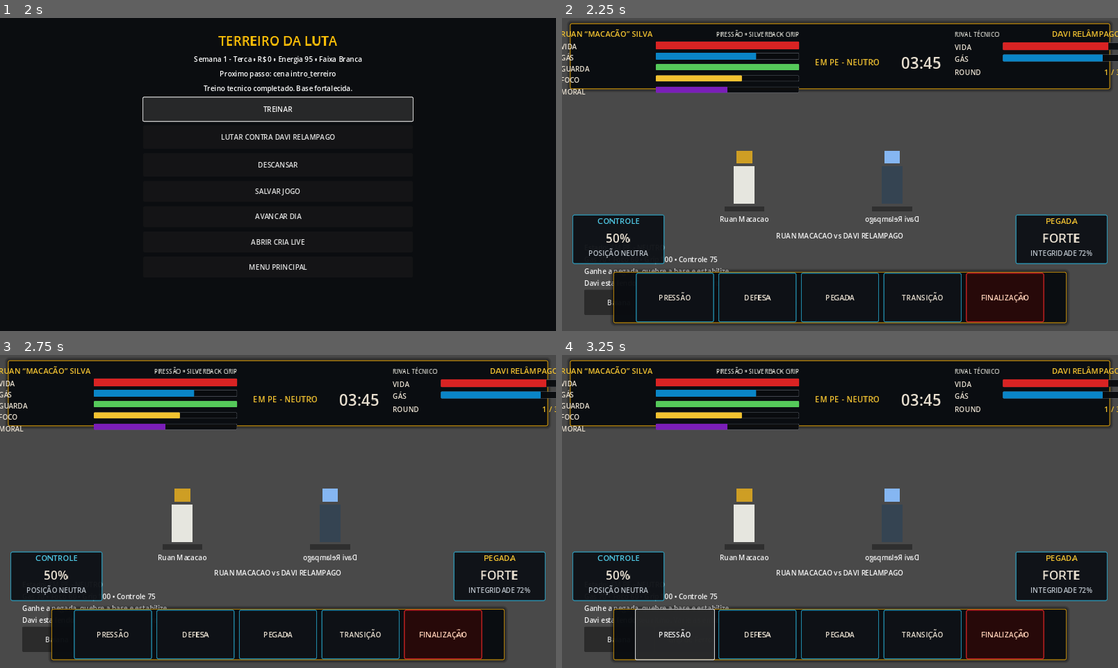
Above: before the commit, frames 1-4 (two rows, left to right).
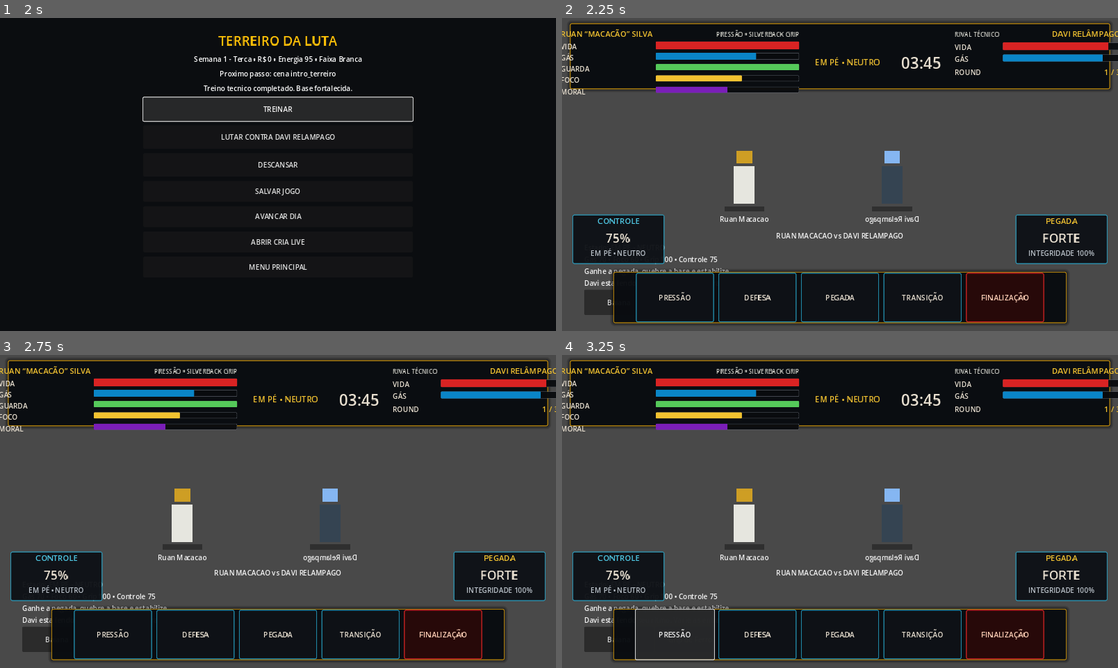
Above: after the commit, the same moments.

Repository: ringuemkt-rgb/cria-do-tatame
Game: Godot game, scene res://scenes/main_menu/MainMenu.tscn
Same seed, same stepped clock (60 frames per second), same inputs: the game is played once before the commit and once after it.
Inputs:
- Up to frame 1 (2 s): click "NOVO JOGO" at 0.5 s; click "TREINAR" at 1.25 s
- Up to frame 2 (2.25 s): click "LUTAR CONTRA DAVI RELAMPAGO" at 2 s
- Up to frame 3 (2.75 s): no input
- Up to frame 4 (3.25 s): click "PRESSÃO" at 2.75 s

Frame 1 is identical in both runs. In frame 2, 0.4% of the frame differs, in the area x 4-96%, y 12-77%; in frame 3, 0.4%; in frame 4, 0.4%.

Commit message:
feat(ui): connect visual v10 combat HUD regions and contextual actions

Diff:
--- a/scenes/ui/CombatHUD.gd
+++ b/scenes/ui/CombatHUD.gd
@@ -1,32 +1,41 @@
 extends CanvasLayer
 
 var estados_ptbr := {
-	"PLAYER_STANDING_NEUTRAL": "EM PE - NEUTRO",
-	"PLAYER_TOP_CLINCH": "CLINCH - POR CIMA",
-	"PLAYER_BOTTOM_CLINCH": "CLINCH - POR BAIXO",
-	"PLAYER_TOP_GUARD": "GUARDA - POR CIMA",
-	"PLAYER_BOTTOM_GUARD": "GUARDA - POR BAIXO",
-	"PLAYER_TOP_SIDE": "LATERAL - POR CIMA",
-	"PLAYER_BOTTOM_SIDE": "LATERAL - POR BAIXO",
-	"PLAYER_TOP_MOUNT": "MONTADA - POR CIMA",
-	"PLAYER_BOTTOM_MOUNT": "MONTADA - POR BAIXO",
-	"PLAYER_BACK_ATTACK": "COSTAS - ATACANDO",
-	"PLAYER_BACK_DEFENSE": "COSTAS - DEFENDENDO",
-	"PLAYER_SUBMISSION_ATTACK": "ENCERRAMENTO - ATACANDO",
-	"PLAYER_SUBMISSION_DEFENSE": "ENCERRAMENTO - DEFENDENDO",
+	"PLAYER_STANDING_NEUTRAL": "EM PÉ • NEUTRO",
+	"PLAYER_TOP_CLINCH": "CLINCH • POR CIMA",
+	"PLAYER_BOTTOM_CLINCH": "CLINCH • POR BAIXO",
+	"PLAYER_TOP_GUARD": "GUARDA • POR CIMA",
+	"PLAYER_BOTTOM_GUARD": "GUARDA • POR BAIXO",
+	"PLAYER_TOP_SIDE": "LATERAL • POR CIMA",
+	"PLAYER_BOTTOM_SIDE": "LATERAL • POR BAIXO",
+	"PLAYER_TOP_MOUNT": "MONTADA • POR CIMA",
+	"PLAYER_BOTTOM_MOUNT": "MONTADA • POR BAIXO",
+	"PLAYER_BACK_ATTACK": "COSTAS • ATACANDO",
+	"PLAYER_BACK_DEFENSE": "COSTAS • DEFENDENDO",
+	"PLAYER_SUBMISSION_ATTACK": "FINALIZAÇÃO • ATACANDO",
+	"PLAYER_SUBMISSION_DEFENSE": "FINALIZAÇÃO • DEFENDENDO",
 	"RESET": "REINICIANDO"
 }
 
 var barras_dinamicas := {}
 var estado_label: Label
 var mensagem_label: Label
+var action_buttons: Array[Button] = []
 
 func _ready() -> void:
 	_build_fallback_ui_if_needed()
+	_cache_action_buttons()
 	if not SignalBus.resources_changed.is_connected(_on_resources_changed):
 		SignalBus.resources_changed.connect(_on_resources_changed)
 	if not SignalBus.combat_state_changed.is_connected(_on_combat_state_changed):
 		SignalBus.combat_state_changed.connect(_on_combat_state_changed)
+
+func _cache_action_buttons() -> void:
+	action_buttons.clear()
+	for index in range(1, 6):
+		var button := get_node_or_null("CommandPlate/CommandBar/Action%d" % index) as Button
+		if button != null:
+			action_buttons.append(button)
 
 func _build_fallback_ui_if_needed() -> void:
 	if has_node("TopBar"):
@@ -40,7 +49,7 @@
 	add_child(top_bar)
 	estado_label = Label.new()
 	estado_label.name = "StateLabel"
-	estado_label.text = "EM PE - NEUTRO"
+	estado_label.text = "EM PÉ • NEUTRO"
 	estado_label.horizontal_alignment = HORIZONTAL_ALIGNMENT_CENTER
 	top_bar.add_child(estado_label)
 	var grid := GridContainer.new()
@@ -68,28 +77,65 @@
 	add_child(mensagem_label)
 
 func update_state(state_name: String) -> void:
+	var translated := estados_ptbr.get(state_name, state_name.replace("_", " "))
 	if has_node("TopBar/StateLabel"):
-		$TopBar/StateLabel.text = estados_ptbr.get(state_name, state_name)
+		$TopBar/StateLabel.text = translated
 	elif estado_label != null:
-		estado_label.text = estados_ptbr.get(state_name, state_name)
+		estado_label.text = translated
+	_update_control_hint(translated)
 
 func update_player_resources(resources: Dictionary) -> void:
-	_update_bar("TopBar/PlayerPanel/PlayerHP", resources.get("health", resources.get("hp", 100)), 100)
-	_update_bar("TopBar/PlayerPanel/PlayerGas", resources.get("gas", 100), 100)
-	_update_bar("TopBar/PlayerPanel/PlayerGuarda", resources.get("guard", resources.get("guarda", 100)), 100)
-	_update_bar("TopBar/PlayerPanel/PlayerFoco", resources.get("focus", resources.get("foco", 100)), 100)
-	_update_bar("TopBar/PlayerPanel/PlayerMoral", resources.get("moral", 100), 100)
-	_set_dynamic("HP", resources.get("health", resources.get("hp", 100)))
-	_set_dynamic("Gás", resources.get("gas", 100))
-	_set_dynamic("Guarda", resources.get("guard", resources.get("guarda", 100)))
-	_set_dynamic("Foco", resources.get("focus", resources.get("foco", 100)))
-	_set_dynamic("Moral", resources.get("moral", 100))
-	_set_dynamic("Controle", resources.get("control", resources.get("control_meter", 0)))
-	_set_dynamic("Pegada", resources.get("grip_integrity", resources.get("integridade_pegada", 100)))
+	var hp := float(resources.get("health", resources.get("hp", 100)))
+	var gas := float(resources.get("gas", 100))
+	var guard_value := float(resources.get("guard", resources.get("guarda", 100)))
+	var focus_value := float(resources.get("focus", resources.get("foco", 100)))
+	var moral_value := float(resources.get("moral", 100))
+	var control_value := float(resources.get("control", resources.get("control_meter", 0)))
+	var grip_value := float(resources.get("grip_integrity", resources.get("integridade_pegada", 100)))
+
+	_update_bar("TopBar/PlayerPanel/PlayerHP", hp, 100)
+	_update_bar("TopBar/PlayerPanel/PlayerGas", gas, 100)
+	_update_bar("TopBar/PlayerPanel/PlayerGuarda", guard_value, 100)
+	_update_bar("TopBar/PlayerPanel/PlayerFoco", focus_value, 100)
+	_update_bar("TopBar/PlayerPanel/PlayerMoral", moral_value, 100)
+	_set_dynamic("HP", hp)
+	_set_dynamic("Gás", gas)
+	_set_dynamic("Guarda", guard_value)
+	_set_dynamic("Foco", focus_value)
+	_set_dynamic("Moral", moral_value)
+	_set_dynamic("Controle", control_value)
+	_set_dynamic("Pegada", grip_value)
+	_set_label_text("ControlPanel/ControlStack/ControlValue", "%d%%" % roundi(abs(control_value)))
+	_set_label_text("GripPanel/GripStack/GripValue", _grip_word(grip_value))
+	_set_label_text("GripPanel/GripStack/GripHint", "INTEGRIDADE %d%%" % roundi(grip_value))
 
 func update_opponent_resources(resources: Dictionary) -> void:
 	_update_bar("TopBar/OpponentPanel/OpponentHP", resources.get("health", resources.get("hp", 100)), 100)
 	_update_bar("TopBar/OpponentPanel/OpponentGas", resources.get("gas", 100), 100)
+
+func update_round_timer(seconds_remaining: int, round_index: int, round_total: int = 3) -> void:
+	var minutes := maxi(seconds_remaining, 0) / 60
+	var seconds := maxi(seconds_remaining, 0) % 60
+	_set_label_text("TopBar/TimerLabel", "%02d:%02d" % [minutes, seconds])
+	_set_label_text("TopBar/OpponentPanel/RoundValue", "%d / %d" % [round_index, round_total])
+
+func update_fighter_names(player_name: String, opponent_name: String, opponent_archetype: String = "RIVAL") -> void:
+	_set_label_text("TopBar/PlayerPanel/PlayerName", player_name)
+	_set_label_text("TopBar/OpponentPanel/OpponentName", opponent_name)
+	_set_label_text("TopBar/OpponentPanel/OpponentStatus", opponent_archetype)
+
+func update_context_actions(actions: Array) -> void:
+	for index in range(action_buttons.size()):
+		var button := action_buttons[index]
+		if index >= actions.size():
+			button.visible = false
+			button.disabled = true
+			continue
+		var action_data = actions[index]
+		button.visible = true
+		button.disabled = not bool(action_data.get("enabled", true))
+		button.text = _format_action_label(action_data)
+		button.tooltip_text = str(action_data.get("description", ""))
 
 func show_message(msg: String, duration: float = 2.0) -> void:
 	var label := get_node_or_null("MessageLabel")
@@ -112,10 +158,34 @@
 
 func _update_bar(path: String, value: float, max_value: float) -> void:
 	if has_node(path):
-		var bar = get_node(path)
+		var bar := get_node(path) as ProgressBar
 		bar.max_value = max_value
-		bar.value = value
+		bar.value = clampf(value, 0.0, max_value)
 
 func _set_dynamic(label: String, value) -> void:
 	if barras_dinamicas.has(label):
 		barras_dinamicas[label].value = float(value)
+
+func _set_label_text(path: String, value: String) -> void:
+	var label := get_node_or_null(path) as Label
+	if label != null:
+		label.text = value
+
+func _update_control_hint(state_text: String) -> void:
+	_set_label_text("ControlPanel/ControlStack/ControlHint", state_text)
+
+func _grip_word(value: float) -> String:
+	if value >= 70.0:
+		return "FORTE"
+	if value >= 40.0:
+		return "ESTÁVEL"
+	if value >= 20.0:
+		return "FRACA"
+	return "QUEBRANDO"
+
+func _format_action_label(action_data: Dictionary) -> String:
+	var label := str(action_data.get("label", action_data.get("name", "AÇÃO"))).to_upper()
+	var gas_cost := int(action_data.get("gas_cost", action_data.get("gas", 0)))
+	if gas_cost > 0:
+		return "%s\nGÁS %d" % [label, gas_cost]
+	return label
